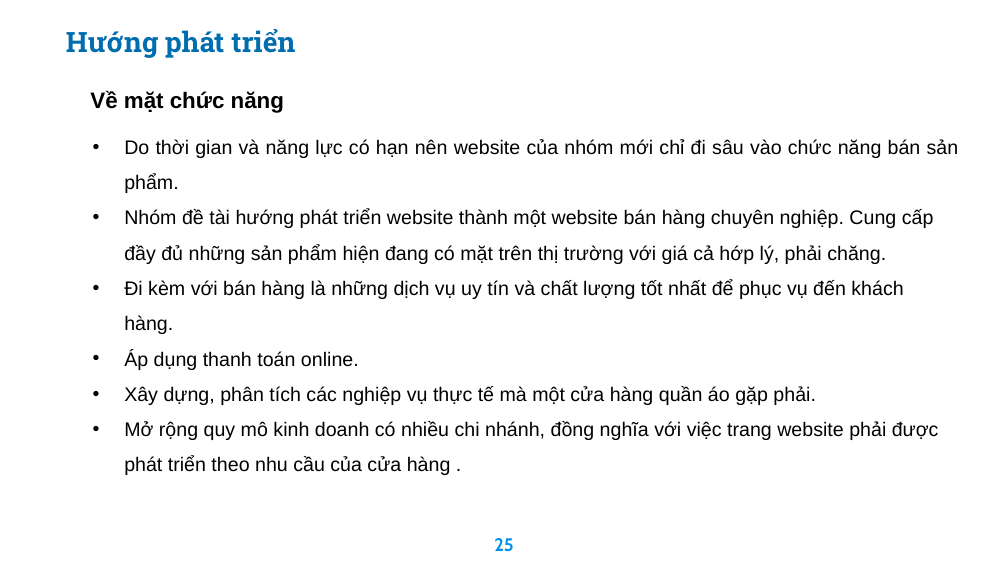
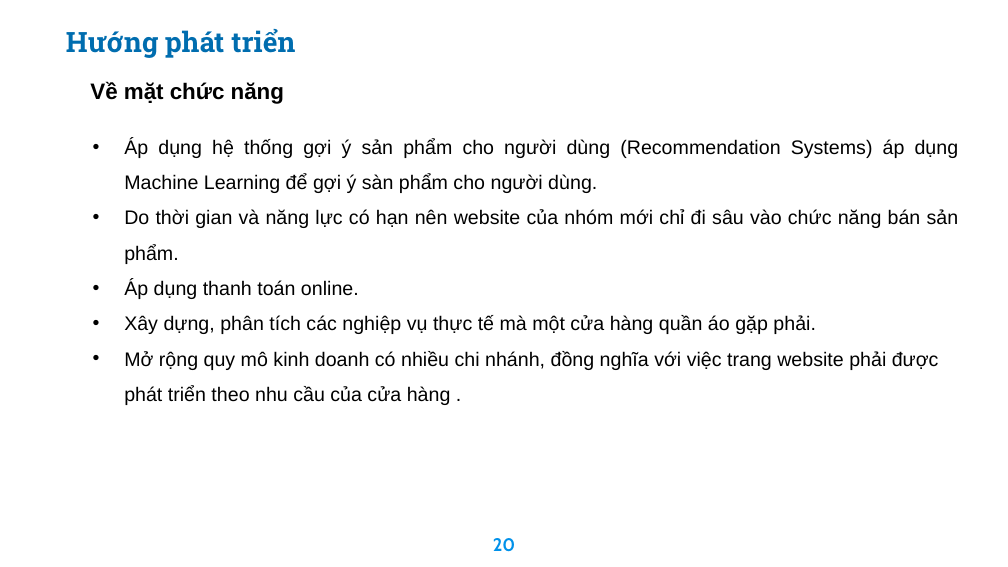
Before and after one commit to haitran2000/Ecommerce-Fashion-Website, a slide deck: slide 20 of Do An Tot Nghiep.pptx (slide 25 before the commit). Drawn at 1008x567 pixels with LibreOffice and Linux fonts; fonts in the diff are those of the drawing; background and template pictures are left out. Boxes give left, top, right and bottom in pixels: in the first picture for what was removed or moved away, otherwise in the second. Text is boxed around its words. In the diff, an @@ line names an element or a change of style, - is before the commit and + after.

```diff
--- a/Do An Tot Nghiep.pptx
+++ b/Do An Tot Nghiep.pptx
@@ text "Về mặt chức năng": place and size @@
-text "Về mặt chức năng" at [90,90,284,113]
+text "Về mặt chức năng" at [90,81,284,104]
@@ text at [124,139,959,193]: paragraph added @@
+• Áp dụng hệ thống gợi ý sản phẩm cho người dùng (Recommendation Systems) áp dụng Machine Learning để gợi ý sàn phẩm cho người dùng.
@@ text at [124,209,934,334]: paragraphs removed @@
-• Nhóm đề tài hướng phát triển website thành một website bán hàng chuyên nghiệp. Cung cấp đầy đủ những sản phẩm hiện đang có mặt trên thị trường với giá cả hớp lý, phải chăng.
-• Đi kèm với bán hàng là những dịch vụ uy tín và chất lượng tốt nhất để phục vụ đến khách hàng.
@@ page number at [493,538,515,552]: text changed @@
-25
+20
```
Also in this commit, not shown: 11 other slides changed, 1 slide added, 6 slides removed, 20 other files.
